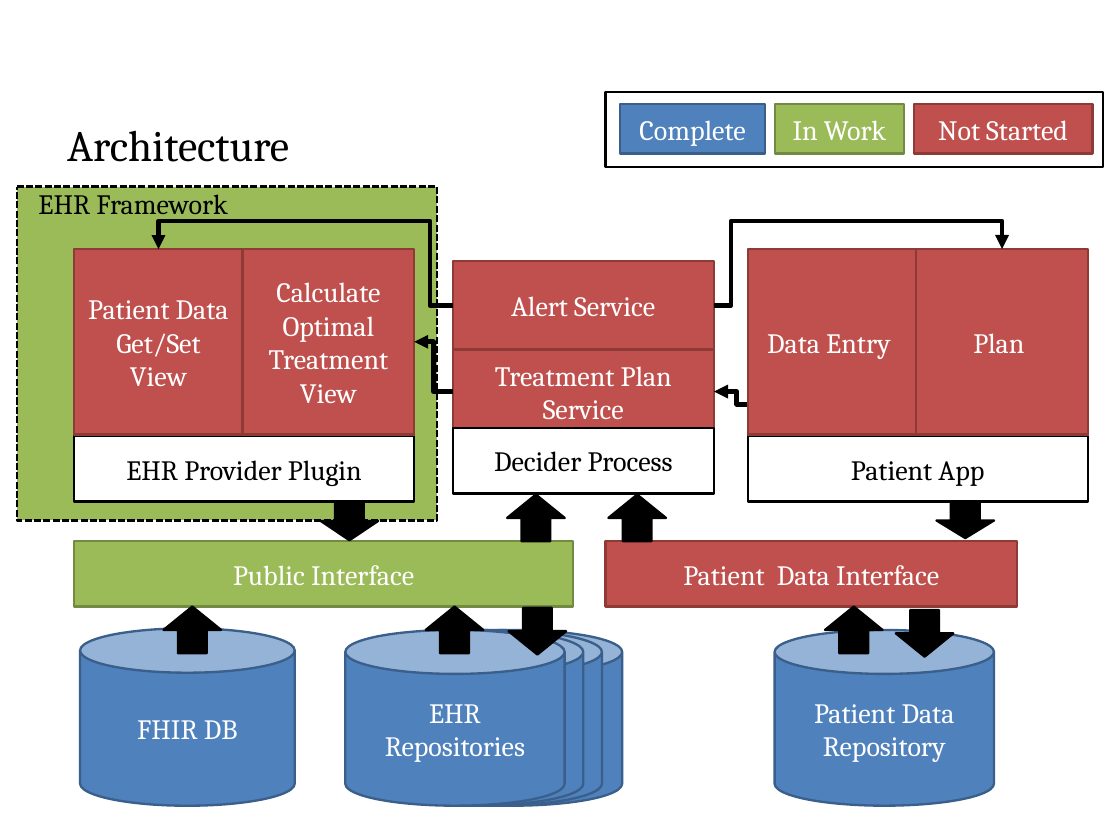
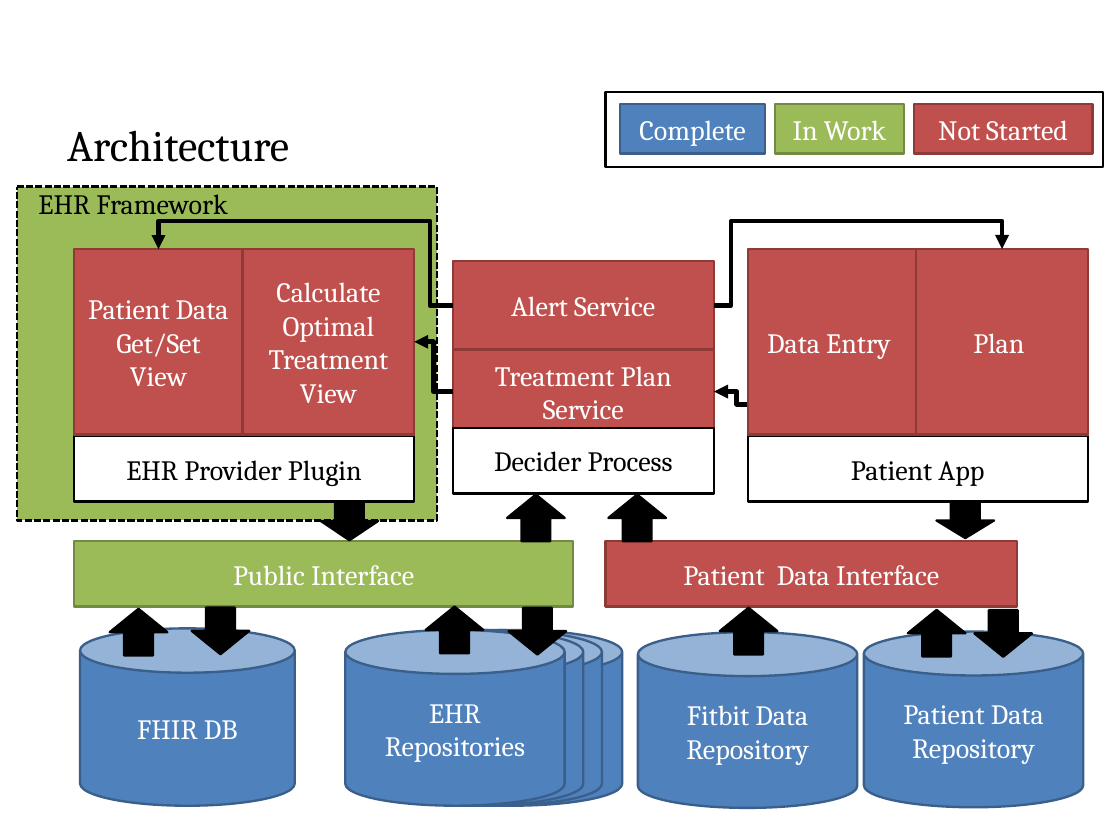
Before and after one commit to EhrgoHealth/CS6440, a slide deck: slide 3 of Project Status Report 1.pptx. Drawn at 1120x840 pixels with LibreOffice and Linux fonts; fonts in the diff are those of the drawing; background and template pictures are left out. Boxes give left, top, right and bottom in pixels: in the first picture for what was removed or moved away, otherwise in the second. Text is boxed around its words. In the diff, an @@ line names an element or a change of style, - is before the commit and + after.

```diff
--- a/Project Status Report 1.pptx
+++ b/Project Status Report 1.pptx
@@ up arrow: place and size @@
-up arrow at <box>164,607,221,654</box>
+up arrow at <box>110,609,167,656</box>
@@ up arrow added at <box>192,607,249,654</box>, fill #000000, outline #000000 1.5 pt @@
@@ up arrow: place and size @@
-up arrow at <box>825,607,883,654</box>
+up arrow at <box>720,608,777,655</box>
@@ up arrow at <box>908,610,965,657</box>: rotation 180 to 0 degrees @@
@@ up arrow added at <box>974,610,1032,657</box>, fill #000000, outline #000000 1.5 pt @@
@@ cylinder added at <box>638,632,858,808</box>, fill #4F81BD, outline #3A5F8C 1.5 pt, 18 pt, text #FFFFFF @@
+Fitbit Data Repository
@@ cylinder "Patient Data Repository": place and size @@
-cylinder "Patient Data Repository" at <box>775,629,995,805</box>
+cylinder "Patient Data Repository" at <box>864,632,1083,808</box>
```
Also in this commit, not shown: 2 other slides changed, 1 slide added.
